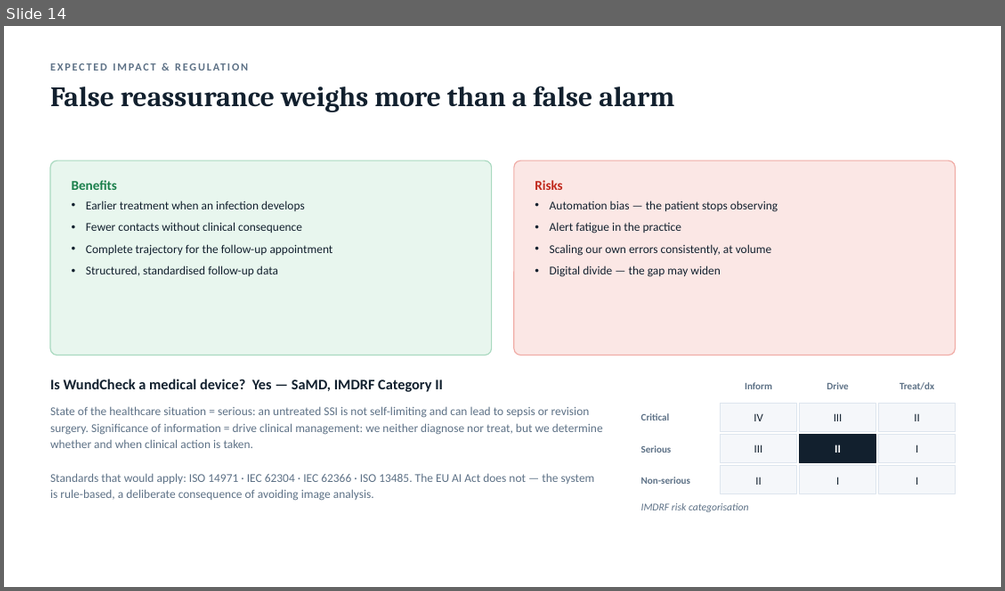
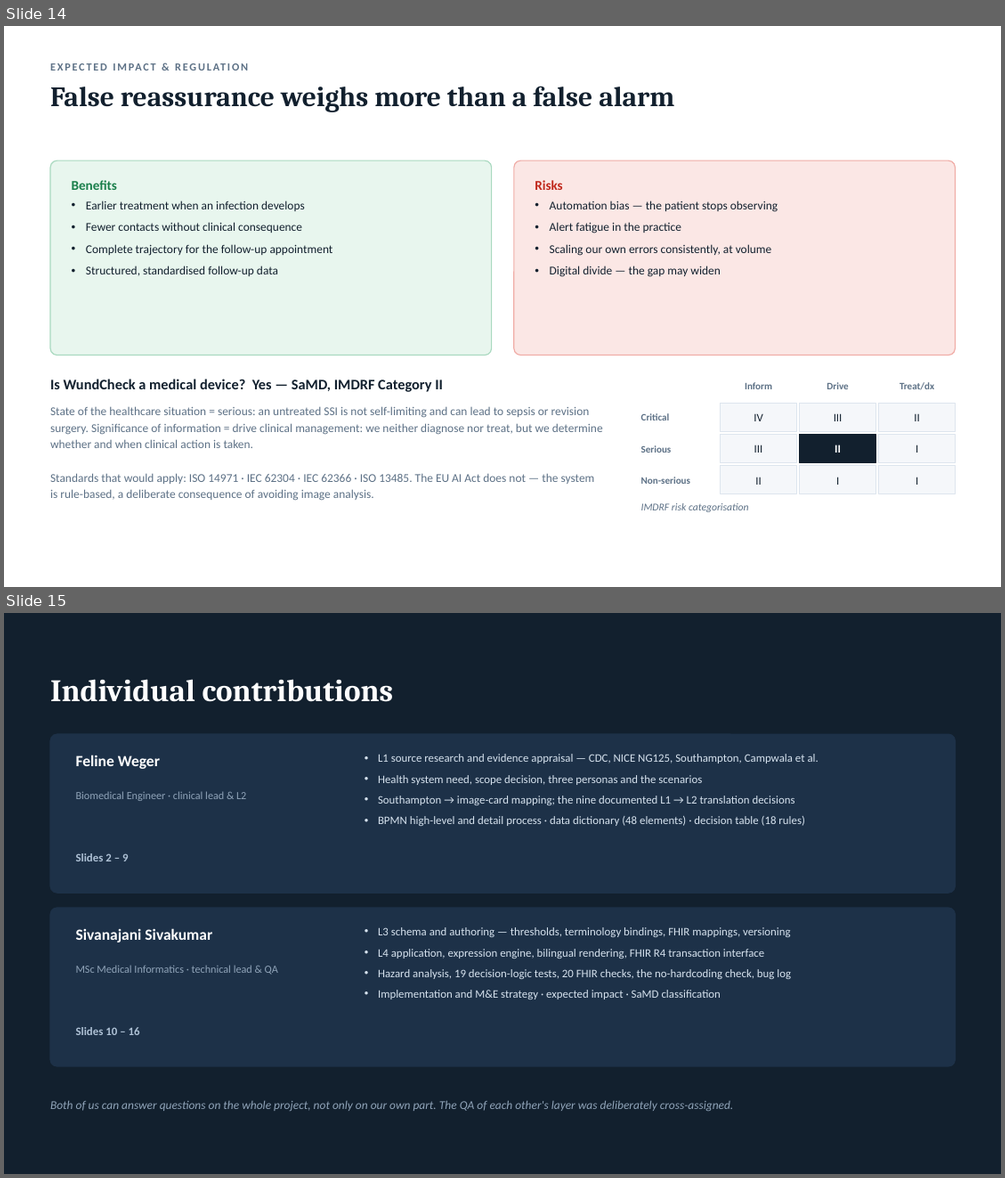
Before and after one commit to Sivanajani/smart-wound-guideline-app, a slide deck: submission/WundCheck_CDSS_Presentation.pptx. Shown one above the other, each under a label of ours: slide 14 before the commit, slides 14 and 15 after it. The pictures are 1005x591 and 1005x1178 pixels, drawn with LibreOffice and Linux fonts; fonts in the diff are those of the drawing. Boxes give left, top, right and bottom in pixels: in the first picture for what was removed or moved away, otherwise in the second. Text is boxed around its words. In the diff, an @@ line names an element or a change of style, - is before the commit and + after.

```diff
--- a/submission/WundCheck_CDSS_Presentation.pptx
+++ b/submission/WundCheck_CDSS_Presentation.pptx
@@ slide 15 added at [4,613,1001,1174], background #12202E @@
@@ text added at [50,679,394,702], 30 pt, text #FFFFFF, bold @@
+Individual contributions
@@ rounded rectangle added at [50,734,955,892], fill #1D3148, outline #1D3148 1 pt @@
@@ text added at [76,755,160,769], 15 pt, text #FFFFFF, bold @@
+Feline Weger
@@ text added at [378,754,818,826], 11 pt, text #D6E2EE @@
+• L1 source research and evidence appraisal — CDC, NICE NG125, Southampton, Campwala et al.
+• Health system need, scope decision, three personas and the scenarios
+• Southampton → image-card mapping; the nine documented L1 → L2 translation decisions
+• BPMN high-level and detail process · data dictionary (48 elements) · decision table (18 rules)
@@ text added at [76,791,246,801], 10.5 pt, text #8FA3B8 @@
+Biomedical Engineer · clinical lead & L2
@@ text added at [76,853,128,861], 11 pt, text #AFC2D6, bold @@
+Slides 2 – 9
@@ rounded rectangle added at [50,908,955,1066], fill #1D3148, outline #1D3148 1 pt @@
@@ text added at [76,928,212,942], 15 pt, text #FFFFFF, bold @@
+Sivanajani Sivakumar
@@ text added at [378,927,791,999], 11 pt, text #D6E2EE @@
+• L3 schema and authoring — thresholds, terminology bindings, FHIR mappings, versioning
+• L4 application, expression engine, bilingual rendering, FHIR R4 transaction interface
+• Hazard analysis, 19 decision-logic tests, 20 FHIR checks, the no-hardcoding check, bug log
+• Implementation and M&E strategy · expected impact · SaMD classification
@@ text added at [76,965,278,974], 10.5 pt, text #8FA3B8 @@
+MSc Medical Informatics · technical lead & QA
@@ text added at [76,1027,140,1035], 11 pt, text #AFC2D6, bold @@
+Slides 10 – 16
@@ text added at [50,1100,734,1111], 11.5 pt, text #8FA3B8, italic @@
+Both of us can answer questions on the whole project, not only on our own part. The QA of each other's layer was deliberately cross-assigned.
```
Also in this commit, not shown: 3 slides changed, 1 other slide added, 32 other files.
